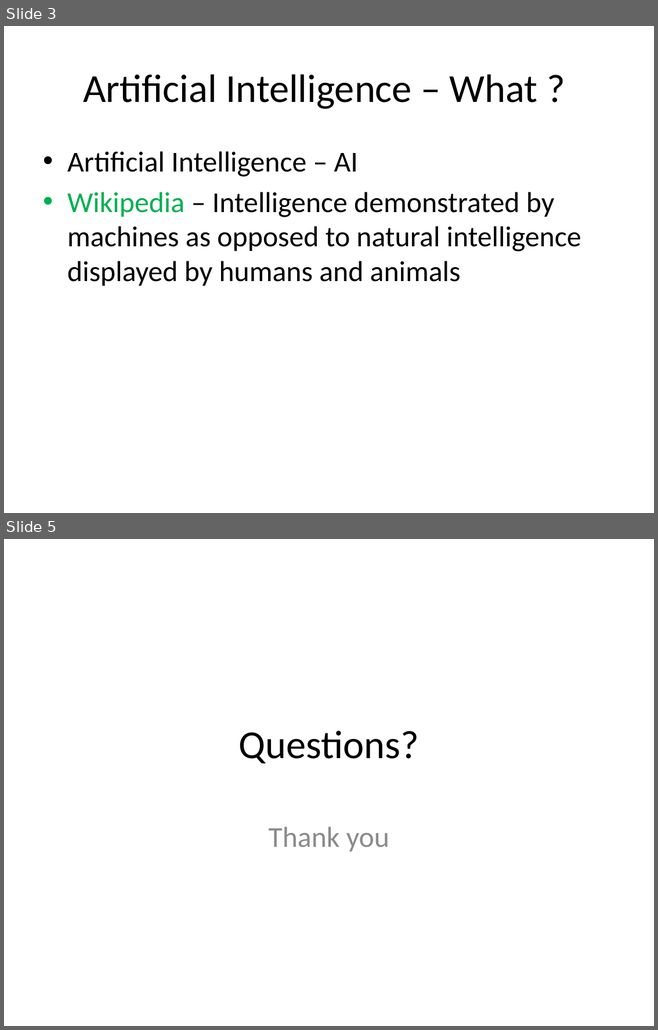
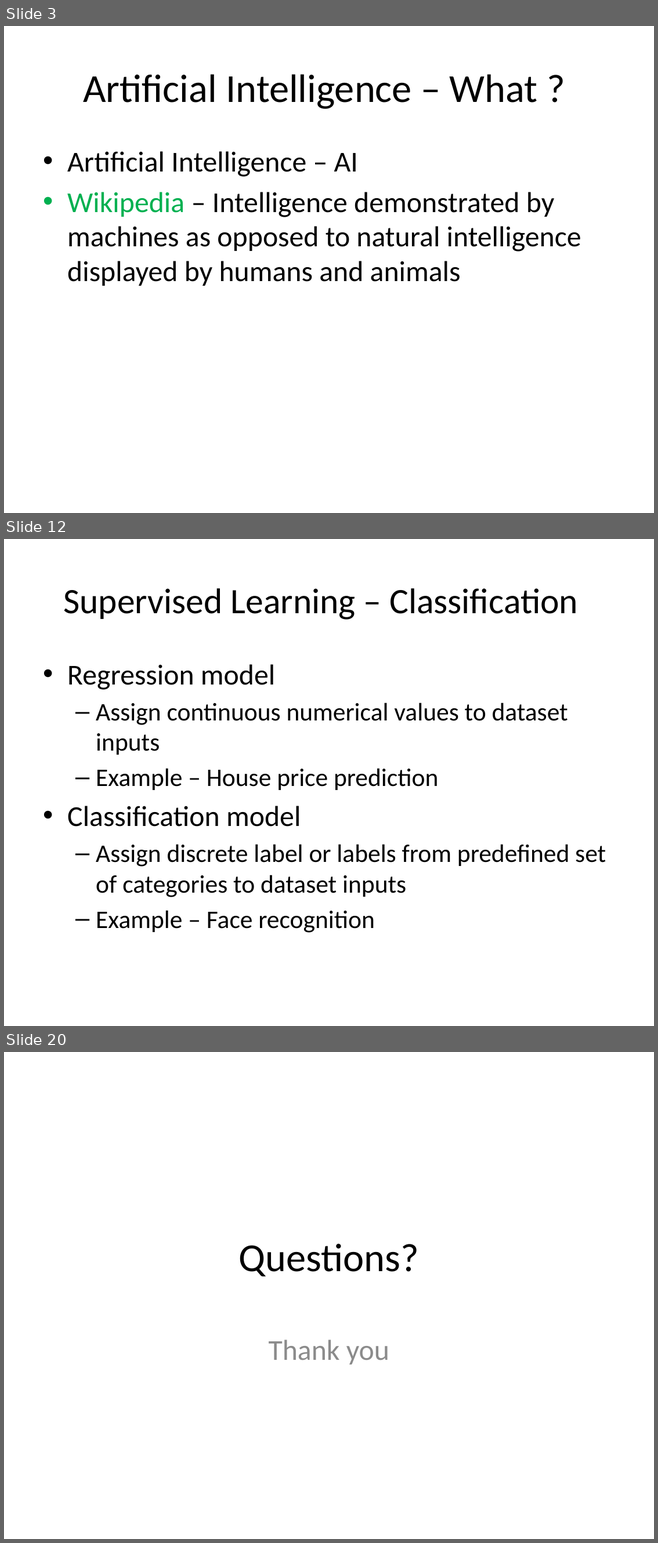
Before and after one commit to look4pritam/ArtificialIntelligence, a slide deck: presentations/AI/ArtificialIntelligence.pptx. Shown one above the other, each under a label of ours: slides 3 and 5 before the commit, slides 3, 12 and 20 after it; the slides between them are not shown. The pictures are 658x1030 and 658x1543 pixels, drawn with LibreOffice and Linux fonts; fonts in the diff are those of the drawing. Boxes give left, top, right and bottom in pixels: in the first picture for what was removed or moved away, otherwise in the second. Text is boxed around its words. In the diff, an @@ line names an element or a change of style, - is before the commit and + after.

```diff
--- a/presentations/AI/ArtificialIntelligence.pptx
+++ b/presentations/AI/ArtificialIntelligence.pptx
@@ slide 12 added at (4, 539, 654, 1026), background #FFFFFF @@
@@ title added at (63, 588, 578, 620), 39.6 pt, text #000000 @@
+Supervised Learning – Classification
@@ text added at (67, 664, 605, 933), 28 pt, text #000000 @@
+• Regression model
+  – Assign continuous numerical values to dataset inputs
+  – Example – House price prediction
+• Classification model
+  – Assign discrete label or labels from predefined set of categories to dataset inputs
+  – Example – Face recognition
@@ what was slide 5 is now slide 20 @@
```
Also in this commit, not shown: 2 slides changed, 14 other slides added.
